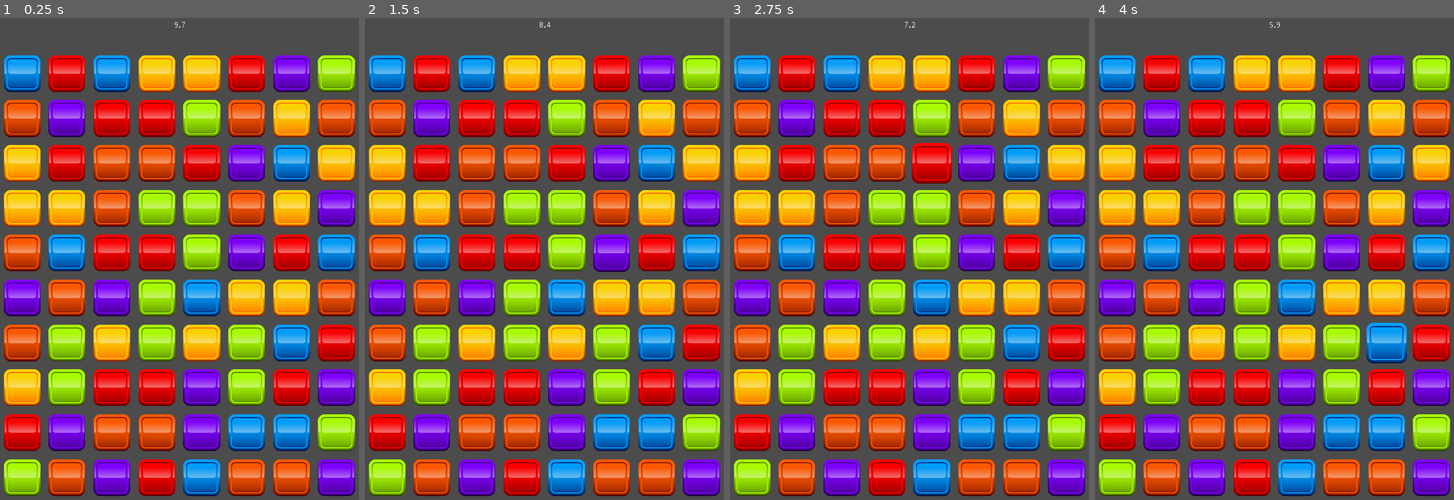
Above: before the commit, frames 1-4 (left to right).
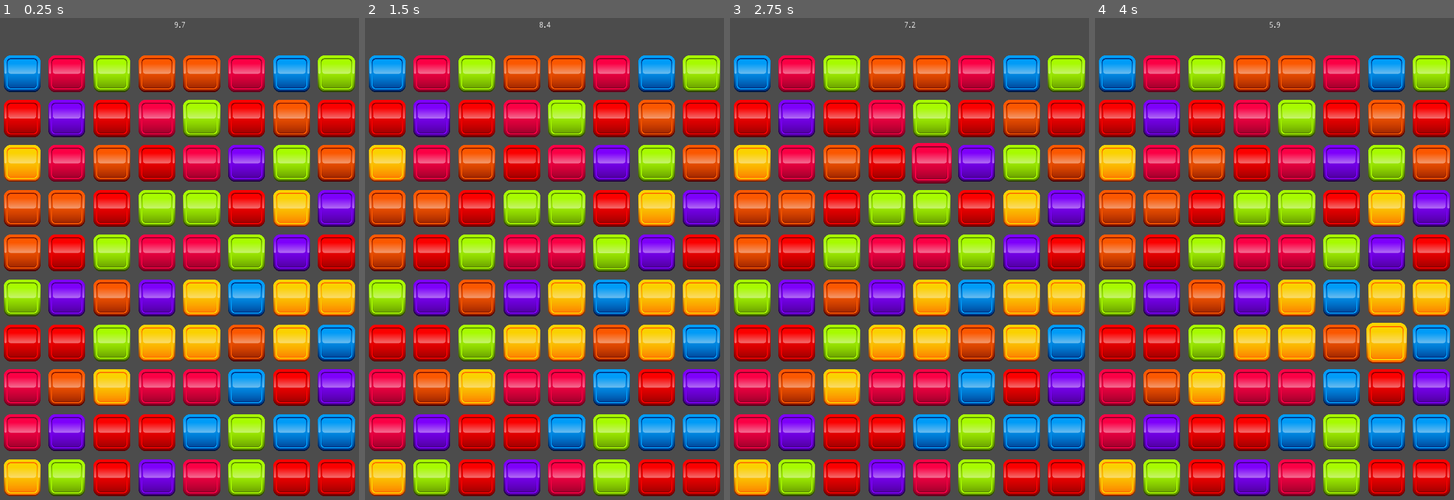
Above: after the commit, the same moments.

Repository: jacob-hart/match-three
Game: Godot game, scene res://scenes/game_window.tscn
Two runs of this game, one before a commit and one after it. Both use one fixed random seed, a clock stepped at 60 frames per second and the inputs below.
Inputs (mouse positions are in pixels of both pictures, inside the frame that each line leads up to):
- Up to frame 1 (0.25 s): no input
- Up to frame 2 (1.5 s): tap Enter at 0.5 s; move the mouse to (630, 230) at 0.52 s; click (630, 230) at 0.6 s; tap Space at 1.25 s; move the mouse to (465, 283) at 1.27 s; click (465, 283) at 1.35 s
- Up to frame 3 (2.75 s): tap Enter at 2 s; move the mouse to (948, 143) at 2.02 s; click (948, 143) at 2.1 s
- Up to frame 4 (4 s): tap Space at 2.75 s; move the mouse to (1256, 360) at 2.77 s; click (1256, 360) at 2.85 s; tap Enter at 3.5 s; move the mouse to (1392, 336) at 3.52 s; click (1392, 336) at 3.6 s

The runs differ from the first frame. In frame 1, 46% of the frame differs, in the area x 1-99%, y 7-100%; in frame 2, 46%; in frame 3, 46%; in frame 4, 46%.

Commit message:
Added gem sprites, which could potentially be used instead of block sprites

Diff:
--- a/scenes/block_blue.tscn
+++ b/scenes/blocks/block_blue.tscn
@@ -1,8 +1,9 @@
 [gd_scene load_steps=4 format=2]
 
-[ext_resource path="res://scenes/block.tscn" type="PackedScene" id=1]
+[ext_resource path="res://scenes/blocks/block.tscn" type="PackedScene" id=1]
 [ext_resource path="res://assets/textures/blocks/256/Blocks_01_256x256_Alt_00_006.png" type="Texture" id=2]
 [ext_resource path="res://assets/textures/blocks/256/Blocks_01_256x256_Alt_03_006.png" type="Texture" id=3]
+
 
 [node name="block_blue" index="0" instance=ExtResource( 1 )]
 
--- a/scenes/block_green.tscn
+++ b/scenes/blocks/block_green.tscn
@@ -1,8 +1,9 @@
 [gd_scene load_steps=4 format=2]
 
-[ext_resource path="res://scenes/block.tscn" type="PackedScene" id=1]
+[ext_resource path="res://scenes/blocks/block.tscn" type="PackedScene" id=1]
 [ext_resource path="res://assets/textures/blocks/256/Blocks_01_256x256_Alt_00_005.png" type="Texture" id=2]
 [ext_resource path="res://assets/textures/blocks/256/Blocks_01_256x256_Alt_03_005.png" type="Texture" id=3]
+
 
 [node name="block_green" index="0" instance=ExtResource( 1 )]
 
--- a/scenes/block_magenta.tscn
+++ b/scenes/blocks/block_magenta.tscn
@@ -1,8 +1,9 @@
 [gd_scene load_steps=4 format=2]
 
-[ext_resource path="res://scenes/block.tscn" type="PackedScene" id=1]
+[ext_resource path="res://scenes/blocks/block.tscn" type="PackedScene" id=1]
 [ext_resource path="res://assets/textures/blocks/256/Blocks_01_256x256_Alt_00_001.png" type="Texture" id=2]
 [ext_resource path="res://assets/textures/blocks/256/Blocks_01_256x256_Alt_03_001.png" type="Texture" id=3]
+
 
 [node name="block_magenta" index="0" instance=ExtResource( 1 )]
 
--- a/scenes/block_orange.tscn
+++ b/scenes/blocks/block_orange.tscn
@@ -1,8 +1,9 @@
 [gd_scene load_steps=4 format=2]
 
-[ext_resource path="res://scenes/block.tscn" type="PackedScene" id=1]
+[ext_resource path="res://scenes/blocks/block.tscn" type="PackedScene" id=1]
 [ext_resource path="res://assets/textures/blocks/256/Blocks_01_256x256_Alt_00_003.png" type="Texture" id=2]
 [ext_resource path="res://assets/textures/blocks/256/Blocks_01_256x256_Alt_03_003.png" type="Texture" id=3]
+
 
 [node name="block_orange" index="0" instance=ExtResource( 1 )]
 
--- a/scenes/block_red.tscn
+++ b/scenes/blocks/block_red.tscn
@@ -1,8 +1,9 @@
 [gd_scene load_steps=4 format=2]
 
-[ext_resource path="res://scenes/block.tscn" type="PackedScene" id=1]
+[ext_resource path="res://scenes/blocks/block.tscn" type="PackedScene" id=1]
 [ext_resource path="res://assets/textures/blocks/256/Blocks_01_256x256_Alt_00_002.png" type="Texture" id=2]
 [ext_resource path="res://assets/textures/blocks/256/Blocks_01_256x256_Alt_03_002.png" type="Texture" id=3]
+
 
 [node name="block_red" index="0" instance=ExtResource( 1 )]
 
--- a/scenes/block_violet.tscn
+++ b/scenes/blocks/block_violet.tscn
@@ -1,8 +1,9 @@
 [gd_scene load_steps=4 format=2]
 
-[ext_resource path="res://scenes/block.tscn" type="PackedScene" id=1]
+[ext_resource path="res://scenes/blocks/block.tscn" type="PackedScene" id=1]
 [ext_resource path="res://assets/textures/blocks/256/Blocks_01_256x256_Alt_00_007.png" type="Texture" id=2]
 [ext_resource path="res://assets/textures/blocks/256/Blocks_01_256x256_Alt_03_007.png" type="Texture" id=3]
+
 
 [node name="block_violet" index="0" instance=ExtResource( 1 )]
 
--- a/scenes/block_yellow.tscn
+++ b/scenes/blocks/block_yellow.tscn
@@ -1,8 +1,9 @@
 [gd_scene load_steps=4 format=2]
 
-[ext_resource path="res://scenes/block.tscn" type="PackedScene" id=1]
+[ext_resource path="res://scenes/blocks/block.tscn" type="PackedScene" id=1]
 [ext_resource path="res://assets/textures/blocks/256/Blocks_01_256x256_Alt_00_004.png" type="Texture" id=2]
 [ext_resource path="res://assets/textures/blocks/256/Blocks_01_256x256_Alt_03_004.png" type="Texture" id=3]
+
 
 [node name="block_yellow" index="0" instance=ExtResource( 1 )]
 
--- /dev/null
+++ b/scenes/gems/gem_blue.tscn
@@ -0,0 +1,11 @@
+[gd_scene load_steps=3 format=2]
+
+[ext_resource path="res://scenes/blocks/block.tscn" type="PackedScene" id=1]
+[ext_resource path="res://assets/textures/blocks/gem/tileBlue_32.png" type="Texture" id=2]
+
+[node name="gem_blue" instance=ExtResource( 1 )]
+
+[node name="Sprite" parent="." index="0"]
+
+scale = Vector2( 0.45, 0.45 )
+texture = ExtResource( 2 )
--- /dev/null
+++ b/scenes/gems/gem_green.tscn
@@ -0,0 +1,13 @@
+[gd_scene load_steps=3 format=2]
+
+[ext_resource path="res://scenes/blocks/block.tscn" type="PackedScene" id=1]
+[ext_resource path="res://assets/textures/blocks/gem/tileGreen_30.png" type="Texture" id=2]
+
+[node name="gem_green" instance=ExtResource( 1 )]
+
+block_color = 6
+
+[node name="Sprite" parent="." index="0"]
+
+scale = Vector2( 0.45, 0.45 )
+texture = ExtResource( 2 )
--- /dev/null
+++ b/scenes/gems/gem_orange.tscn
@@ -0,0 +1,13 @@
+[gd_scene load_steps=3 format=2]
+
+[ext_resource path="res://scenes/blocks/block.tscn" type="PackedScene" id=1]
+[ext_resource path="res://assets/textures/blocks/gem/tileOrange_27.png" type="Texture" id=2]
+
+[node name="gem_orange" instance=ExtResource( 1 )]
+
+block_color = 4
+
+[node name="Sprite" parent="." index="0"]
+
+scale = Vector2( 0.45, 0.45 )
+texture = ExtResource( 2 )
--- /dev/null
+++ b/scenes/gems/gem_pink.tscn
@@ -0,0 +1,13 @@
+[gd_scene load_steps=3 format=2]
+
+[ext_resource path="res://scenes/blocks/block.tscn" type="PackedScene" id=1]
+[ext_resource path="res://assets/textures/blocks/gem/tilePink_36.png" type="Texture" id=2]
+
+[node name="gem_pink" instance=ExtResource( 1 )]
+
+block_color = 2
+
+[node name="Sprite" parent="." index="0"]
+
+scale = Vector2( 0.43, 0.43 )
+texture = ExtResource( 2 )
--- /dev/null
+++ b/scenes/gems/gem_red.tscn
@@ -0,0 +1,13 @@
+[gd_scene load_steps=3 format=2]
+
+[ext_resource path="res://scenes/blocks/block.tscn" type="PackedScene" id=1]
+[ext_resource path="res://assets/textures/blocks/gem/tileRed_29.png" type="Texture" id=2]
+
+[node name="gem_red" instance=ExtResource( 1 )]
+
+block_color = 3
+
+[node name="Sprite" parent="." index="0"]
+
+scale = Vector2( 0.45, 0.45 )
+texture = ExtResource( 2 )
--- /dev/null
+++ b/scenes/gems/gem_white.tscn
@@ -0,0 +1,13 @@
+[gd_scene load_steps=3 format=2]
+
+[ext_resource path="res://scenes/blocks/block.tscn" type="PackedScene" id=1]
+[ext_resource path="res://assets/textures/blocks/gem/tileGrey_34.png" type="Texture" id=2]
+
+[node name="gem_white" instance=ExtResource( 1 )]
+
+block_color = 0
+
+[node name="Sprite" parent="." index="0"]
+
+scale = Vector2( 0.45, 0.45 )
+texture = ExtResource( 2 )
--- /dev/null
+++ b/scenes/gems/gem_yellow.tscn
@@ -0,0 +1,13 @@
+[gd_scene load_steps=3 format=2]
+
+[ext_resource path="res://scenes/blocks/block.tscn" type="PackedScene" id=1]
+[ext_resource path="res://assets/textures/blocks/gem/tileYellow_33.png" type="Texture" id=2]
+
+[node name="gem_yellow" instance=ExtResource( 1 )]
+
+block_color = 5
+
+[node name="Sprite" parent="." index="0"]
+
+scale = Vector2( 0.45, 0.45 )
+texture = ExtResource( 2 )
--- a/scripts/Block.gd
+++ b/scripts/Block.gd
@@ -1,6 +1,6 @@
 extends Node2D
 
-enum BlockColor {MAGENTA, RED, ORANGE, YELLOW, GREEN, BLUE, VIOLET, COLORLESS}
+enum BlockColor {WHITE, MAGENTA, PINK, RED, ORANGE, YELLOW, GREEN, BLUE, VIOLET, COLORLESS}
 
 export (BlockColor) var block_color
 export (float) var move_speed
--- a/scripts/GameMode.gd
+++ b/scripts/GameMode.gd
@@ -7,3 +7,9 @@
 
 func add_match(blocks_in_match, multiplier = 1.0):
 	pass
+
+func on_grid_entered_wait_state():
+	pass
+
+func on_grid_entered_ready_state():
+	pass
--- a/scripts/GameModeTimeAttack.gd
+++ b/scripts/GameModeTimeAttack.gd
@@ -14,6 +14,8 @@
 
 func add_time(seconds):
     current_time += seconds
+    if is_timer_paused:
+        unpause_timer()
 
 func get_time():
     if current_time < 0.0:
@@ -37,6 +39,12 @@
 func add_match(blocks_in_match, multiplier = 1.0):
     add_time(blocks_in_match * multiplier)
 
+func on_grid_entered_wait_state():
+    pause_timer()
+
+func on_grid_entered_ready_state():
+    unpause_timer()
+
 func _process(delta):
     if current_time > 0.0 && !is_timer_paused:
         current_time -= delta
--- a/scripts/Grid.gd
+++ b/scripts/Grid.gd
@@ -19,13 +19,20 @@
 
 # All blocks that can possibly fill the grid
 var potential_blocks = [
-	#preload("res://scenes/block_magenta.tscn"),
-	preload("res://scenes/block_red.tscn"),
-	preload("res://scenes/block_orange.tscn"),
-	preload("res://scenes/block_yellow.tscn"),
-	preload("res://scenes/block_green.tscn"),
-	preload("res://scenes/block_blue.tscn"),
-	preload("res://scenes/block_violet.tscn"),
+	# preload("res://scenes/gems/gem_white.tscn"),
+	# preload("res://scenes/gems/gem_pink.tscn"),
+	# preload("res://scenes/gems/gem_red.tscn"),
+	# preload("res://scenes/gems/gem_orange.tscn"),
+	# preload("res://scenes/gems/gem_yellow.tscn"),
+	# preload("res://scenes/gems/gem_green.tscn"),
+	# preload("res://scenes/gems/gem_blue.tscn")
+	preload("res://scenes/blocks/block_magenta.tscn"),
+	preload("res://scenes/blocks/block_red.tscn"),
+	preload("res://scenes/blocks/block_orange.tscn"),
+	preload("res://scenes/blocks/block_yellow.tscn"),
+	preload("res://scenes/blocks/block_green.tscn"),
+	preload("res://scenes/blocks/block_blue.tscn"),
+	preload("res://scenes/blocks/block_violet.tscn")
 ]
 
 # The blocks currently in the grid, a 2D array filled at runtime
@@ -144,6 +151,8 @@
 			store_last_swap(first_block, second_block, first_block_grid, second_block_grid)
 
 			interaction_state = STATE_WAITING_ON_ANIMATION
+			game_mode.on_grid_entered_wait_state()
+
 			blocks[first_block_grid.x][first_block_grid.y] = second_block
 			blocks[second_block_grid.x][second_block_grid.y] = first_block
 
@@ -158,6 +167,7 @@
 	else:
 		# The swap must not have been possible, so let the user select again
 		interaction_state = STATE_WAITING_FOR_FIRST_SELECTION
+		game_mode.on_grid_entered_ready_state() # TODO: add this behavior to a reset iteraction state function
 
 func _on_after_swap_delay_timeout():
 	find_matches()
@@ -198,6 +208,7 @@
 		else:
 			is_first_time_finding_matches = true
 			interaction_state = STATE_WAITING_FOR_FIRST_SELECTION
+			game_mode.on_grid_entered_ready_state()
 
 onready var game_mode = get_parent().get_node("game_mode_time_attack") # TODO: more polymorphic way to locate current game mode
 
Binary file added: assets/textures/blocks/gem/tileBlue_32.png
Not shown, added: assets/textures/blocks/gem/tileBlue_32.png.import
Binary file added: assets/textures/blocks/gem/tileGreen_30.png
Not shown, added: assets/textures/blocks/gem/tileGreen_30.png.import
Binary file added: assets/textures/blocks/gem/tileGrey_34.png
Not shown, added: assets/textures/blocks/gem/tileGrey_34.png.import
Binary file added: assets/textures/blocks/gem/tileOrange_27.png
Not shown, added: assets/textures/blocks/gem/tileOrange_27.png.import
Binary file added: assets/textures/blocks/gem/tilePink_36.png
Not shown, added: assets/textures/blocks/gem/tilePink_36.png.import
Binary file added: assets/textures/blocks/gem/tileRed_29.png
Not shown, added: assets/textures/blocks/gem/tileRed_29.png.import
(and 3 more such lines)
